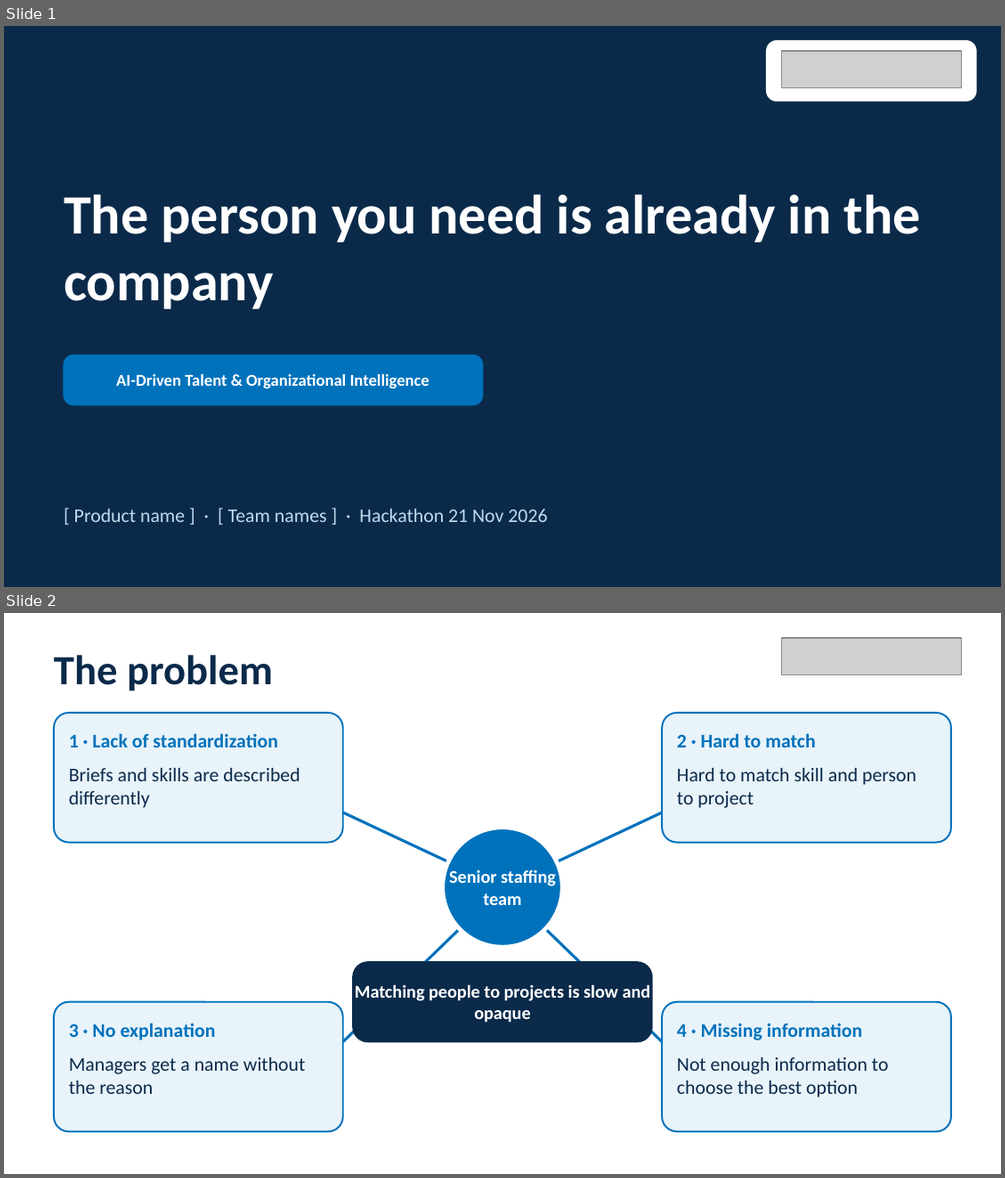
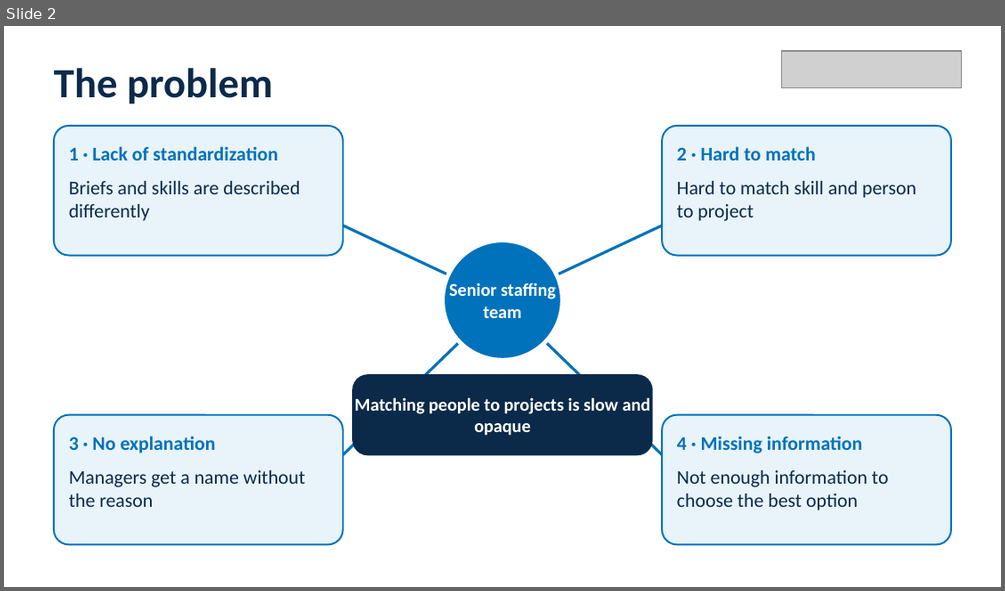
Before and after one commit to igagmol/hackaton-saturday, a slide deck: pitch/NTTDATA_pitch_deck.pptx. Shown one above the other, each under a label of ours: slides 1 and 2 before the commit, slide 2 after it. The pictures are 1005x1178 and 1005x591 pixels, drawn with LibreOffice and Linux fonts; fonts in the diff are those of the drawing; grey boxes stand for pictures. Boxes give left, top, right and bottom in pixels: in the first picture for what was removed or moved away, otherwise in the second. Text is boxed around its words. In the diff, an @@ line names an element or a change of style, - is before the commit and + after.

```diff
--- a/pitch/NTTDATA_pitch_deck.pptx
+++ b/pitch/NTTDATA_pitch_deck.pptx
@@ slide 1 removed at [4,26,1001,587], background #0B2A4A @@
@@ rounded rectangle removed at [767,41,976,101] @@
@@ picture removed at [782,51,961,87] @@
@@ text removed at [64,194,921,309] @@
-The person you need is already in the company
@@ rounded rectangle removed at [64,355,483,405] @@
@@ text removed at [116,374,429,388] @@
-AI-Driven Talent & Organizational Intelligence
@@ text removed at [74,508,547,522] @@
-[ Product name ] · [ Team names ] · Hackathon 21 Nov 2026
```
Also in this commit, not shown: 1 slide added, 3 other files.
